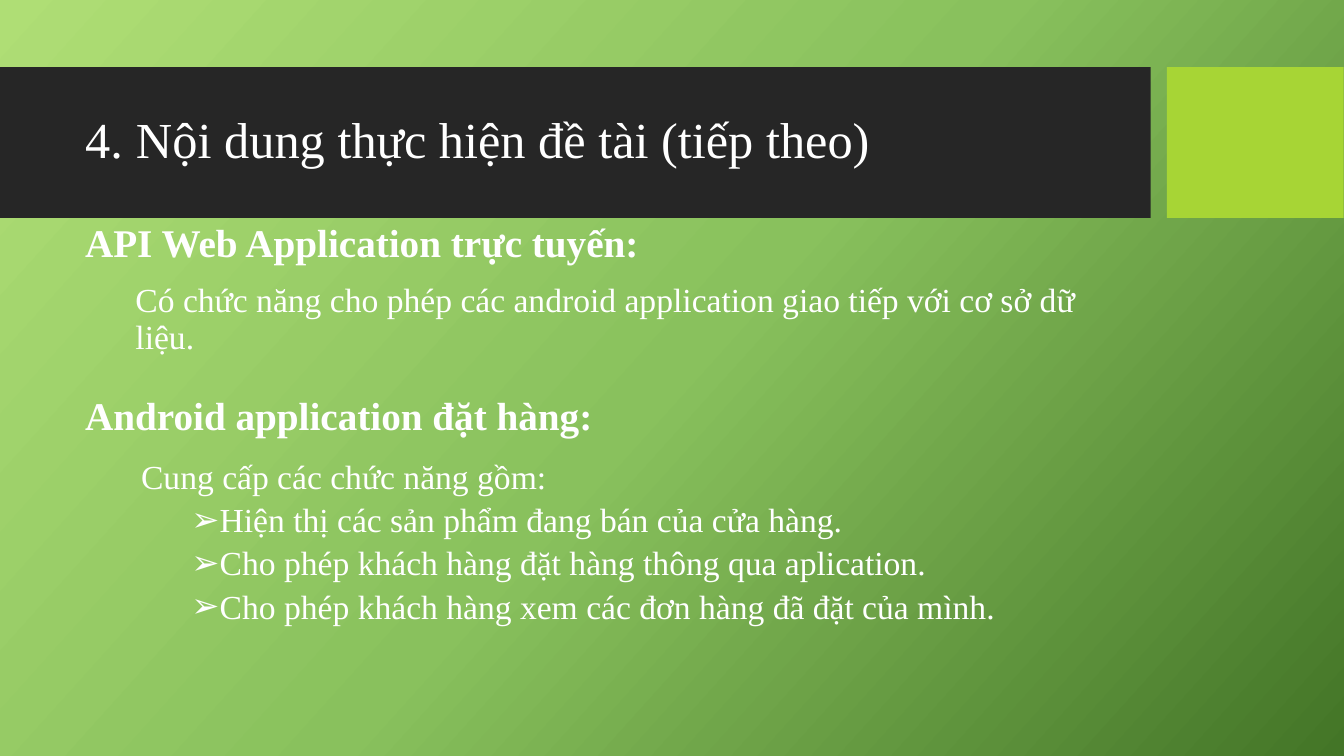
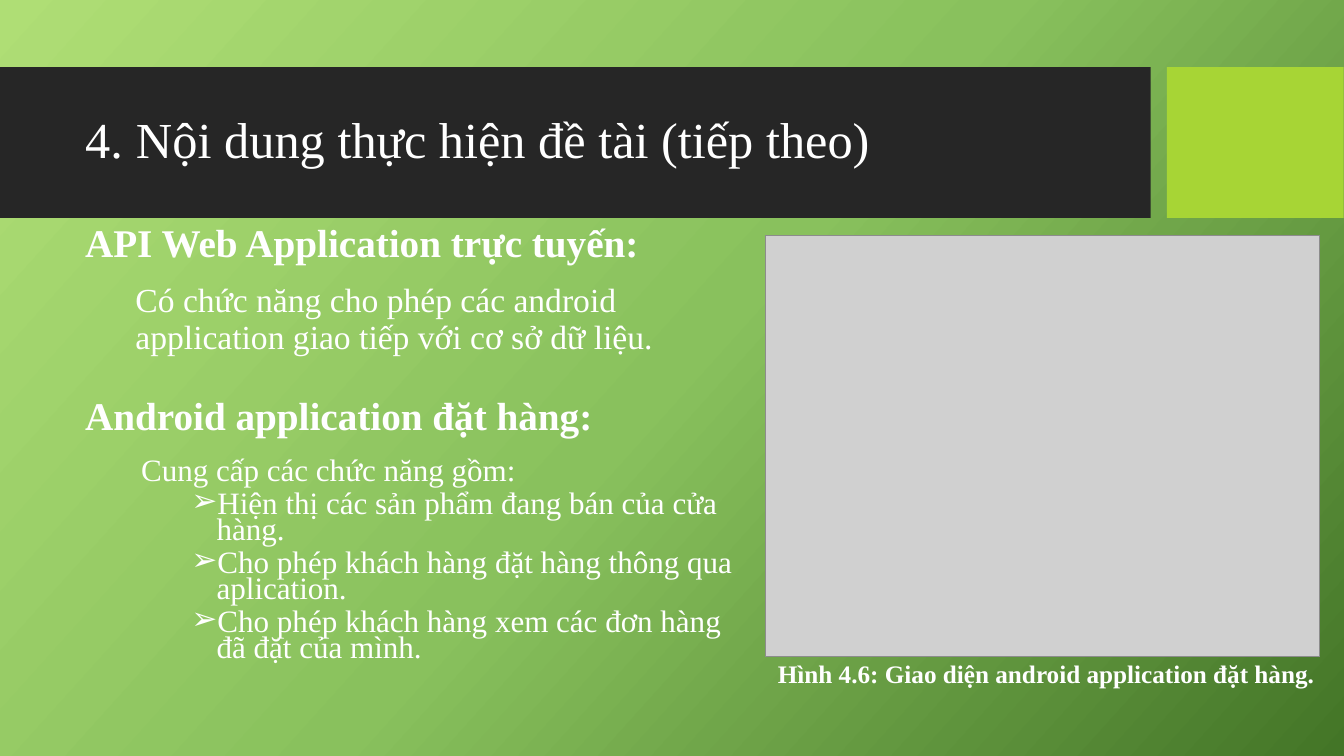
Before and after one commit to mrbadao/ordersys, a slide deck: slide 17 of 04_Documents/10520490_Khoa_Luan_Tot_Nghiep.pptx (slide 19 before the commit). Drawn at 1344x756 pixels with LibreOffice and Linux fonts; fonts in the diff are those of the drawing; grey boxes stand for pictures; background and template pictures are left out. Boxes give left, top, right and bottom in pixels: in the first picture for what was removed or moved away, otherwise in the second. Text is boxed around its words. In the diff, an @@ line names an element or a change of style, - is before the commit and + after.

```diff
--- a/04_Documents/10520490_Khoa_Luan_Tot_Nghiep.pptx
+++ b/04_Documents/10520490_Khoa_Luan_Tot_Nghiep.pptx
@@ picture added at box(766, 236, 1320, 657) @@
@@ text "Có chức năng cho phép ..." rewrapped from box(135, 287, 1075, 355) to box(135, 288, 653, 355) @@
@@ text "Cung cấp các chức năng ..." at box(141, 458, 732, 663): size 24 to 22.2 pt; line spacing 0.9 to 0.7 @@
@@ text added at box(778, 665, 1313, 689), 18 pt, text #FFFFFF, bold @@
+Hình 4.6: Giao diện android application đặt hàng.
```
Also in this commit, not shown: 3 other slides changed, 2 slides removed.
